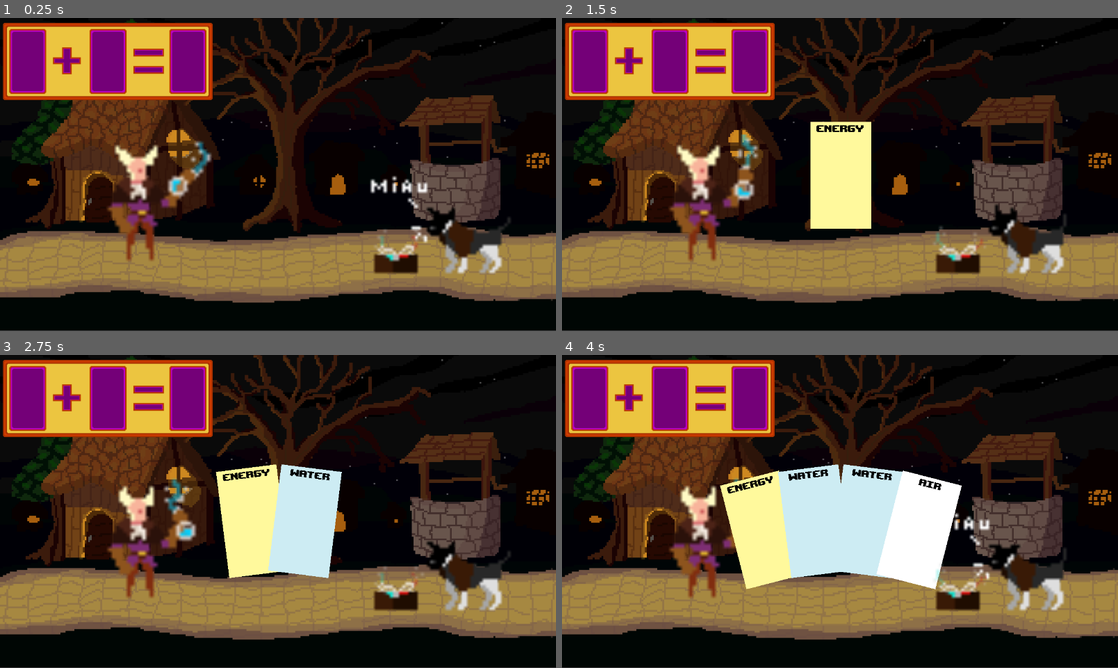
Above: before the commit, frames 1-4 (two rows, left to right).
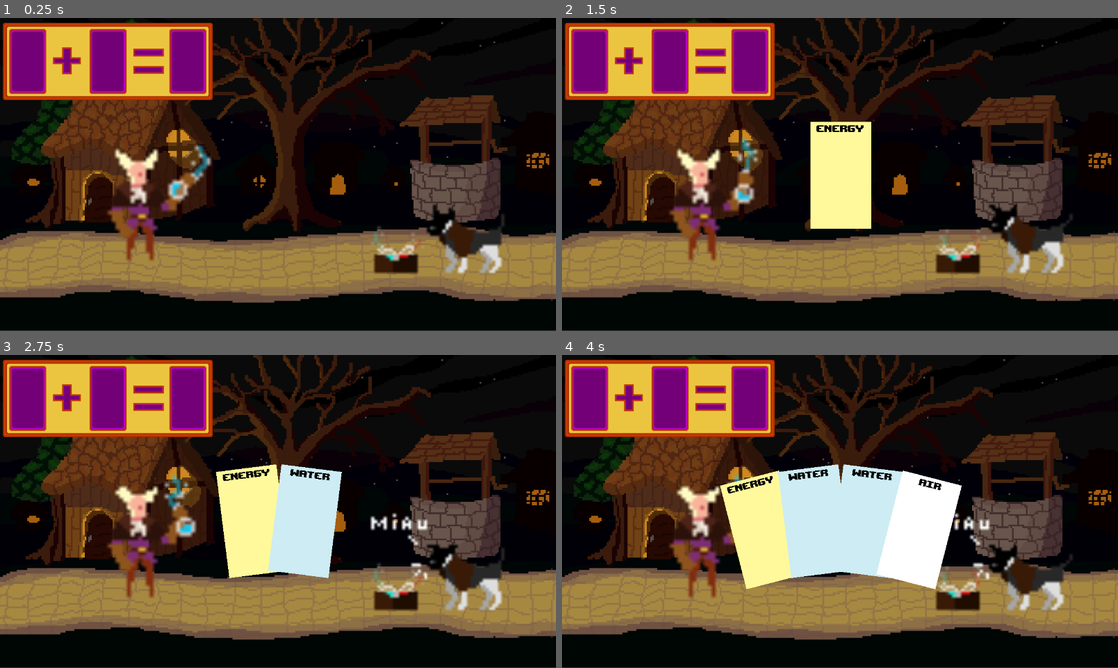
Above: after the commit, the same moments.

Repository: HenriqueCamillo/Auauquimia
Game: Godot game, scene res://scenes/GameManager.tscn
The game is run twice, just before and just after one commit, with the same random seed, the same clock (stepped at 60 frames per second) and the same inputs. Before the commit the project has no main scene; this scene is started directly in both runs.
Inputs (mouse positions are in pixels of both pictures, inside the frame that each line leads up to):
- Up to frame 1 (0.25 s): no input
- Up to frame 2 (1.5 s): move the mouse to (962, 158) at 0.52 s; hold Up (ui_up) 0.53-1.28 s; tap Space (ui_select) at 0.77 s; move the mouse to (728, 190) at 1.27 s; hold Down (ui_down) from 1.28 s (still down)
- Up to frame 3 (2.75 s): tap Space (ui_select) at 1.52 s; move the mouse to (333, 442) at 2.02 s; release Down (ui_down) at 2.03 s; hold Up (ui_up) from 2.03 s (still down)
- Up to frame 4 (4 s): move the mouse to (812, 574) at 2.77 s; tap Space (ui_select) at 3.02, 3.77 s; move the mouse to (1006, 558) at 3.52 s; release Up (ui_up) at 3.53 s; hold Down (ui_down) from 3.53 s (still down)

The runs differ from the first frame. In frame 1, 2.3% of the frame differs, in the area x 19-92%, y 39-76%; in frame 2, 2.3%, in the area x 19-92%, y 37-78%; in frame 3, 2.2%; in frame 4, 1.8%.
Error in both runs: Invalid operands 'int' and 'Nil' in operator '-'. (res://scripts/Player.gd:27)

Commit message:
Post build changes

Diff:
--- a/project.godot
+++ b/project.godot
@@ -39,6 +39,7 @@
 [application]
 
 config/name="Auauquimia"
+run/main_scene="res://scenes/GameManager.tscn"
 config/icon="res://icon.png"
 
 [display]
--- a/scenes/Enemy.tscn
+++ b/scenes/Enemy.tscn
@@ -1,34 +1,35 @@
-[gd_scene load_steps=27 format=2]
+[gd_scene load_steps=28 format=2]
 
 [ext_resource path="res://scripts/Enemy.gd" type="Script" id=1]
-[ext_resource path="res://art/Enemies/Auauquimia/auauquimia00.png" type="Texture" id=2]
-[ext_resource path="res://art/Enemies/Auauquimia/auauquimia01.png" type="Texture" id=3]
-[ext_resource path="res://art/Enemies/Auauquimia/auauquimia02.png" type="Texture" id=4]
-[ext_resource path="res://art/Enemies/Auauquimia/auauquimia03.png" type="Texture" id=5]
-[ext_resource path="res://art/Enemies/Auauquimia/auauquimia04.png" type="Texture" id=6]
-[ext_resource path="res://art/Enemies/Auauquimia/auauquimia05.png" type="Texture" id=7]
-[ext_resource path="res://art/Enemies/Auauquimia/auauquimia06.png" type="Texture" id=8]
-[ext_resource path="res://art/Enemies/Auauquimia/auauquimia07.png" type="Texture" id=9]
-[ext_resource path="res://art/Enemies/Auauquimia/auauquimia08.png" type="Texture" id=10]
-[ext_resource path="res://art/Enemies/Auauquimia/auauquimia09.png" type="Texture" id=11]
-[ext_resource path="res://art/Enemies/Auauquimia/auauquimia10.png" type="Texture" id=12]
-[ext_resource path="res://art/Enemies/Auauquimia/auauquimia11.png" type="Texture" id=13]
-[ext_resource path="res://art/Enemies/Auauquimia/auauquimia12.png" type="Texture" id=14]
-[ext_resource path="res://art/Enemies/Auauquimia/auauquimia13.png" type="Texture" id=15]
-[ext_resource path="res://art/Enemies/Auauquimia/auauquimia14.png" type="Texture" id=16]
-[ext_resource path="res://art/Enemies/Auauquimia/auauquimia15.png" type="Texture" id=17]
-[ext_resource path="res://art/Enemies/Auauquimia/auauquimia16.png" type="Texture" id=18]
-[ext_resource path="res://art/Enemies/Auauquimia/auauquimia17.png" type="Texture" id=19]
-[ext_resource path="res://art/Enemies/Auauquimia/auauquimia18.png" type="Texture" id=20]
-[ext_resource path="res://art/Enemies/Auauquimia/auauquimia19.png" type="Texture" id=21]
-[ext_resource path="res://art/Enemies/Auauquimia/auauquimia20.png" type="Texture" id=22]
-[ext_resource path="res://art/Enemies/Auauquimia/auauquimia21.png" type="Texture" id=23]
-[ext_resource path="res://art/Enemies/Auauquimia/auauquimia22.png" type="Texture" id=24]
-[ext_resource path="res://art/Enemies/Auauquimia/auauquimia23.png" type="Texture" id=25]
+[ext_resource path="res://scenes/Target.tscn" type="PackedScene" id=2]
+[ext_resource path="res://art/Enemies/Auauquimia/auauquimia00.png" type="Texture" id=3]
+[ext_resource path="res://art/Enemies/Auauquimia/auauquimia01.png" type="Texture" id=4]
+[ext_resource path="res://art/Enemies/Auauquimia/auauquimia02.png" type="Texture" id=5]
+[ext_resource path="res://art/Enemies/Auauquimia/auauquimia03.png" type="Texture" id=6]
+[ext_resource path="res://art/Enemies/Auauquimia/auauquimia04.png" type="Texture" id=7]
+[ext_resource path="res://art/Enemies/Auauquimia/auauquimia05.png" type="Texture" id=8]
+[ext_resource path="res://art/Enemies/Auauquimia/auauquimia06.png" type="Texture" id=9]
+[ext_resource path="res://art/Enemies/Auauquimia/auauquimia07.png" type="Texture" id=10]
+[ext_resource path="res://art/Enemies/Auauquimia/auauquimia08.png" type="Texture" id=11]
+[ext_resource path="res://art/Enemies/Auauquimia/auauquimia09.png" type="Texture" id=12]
+[ext_resource path="res://art/Enemies/Auauquimia/auauquimia10.png" type="Texture" id=13]
+[ext_resource path="res://art/Enemies/Auauquimia/auauquimia11.png" type="Texture" id=14]
+[ext_resource path="res://art/Enemies/Auauquimia/auauquimia12.png" type="Texture" id=15]
+[ext_resource path="res://art/Enemies/Auauquimia/auauquimia13.png" type="Texture" id=16]
+[ext_resource path="res://art/Enemies/Auauquimia/auauquimia14.png" type="Texture" id=17]
+[ext_resource path="res://art/Enemies/Auauquimia/auauquimia15.png" type="Texture" id=18]
+[ext_resource path="res://art/Enemies/Auauquimia/auauquimia16.png" type="Texture" id=19]
+[ext_resource path="res://art/Enemies/Auauquimia/auauquimia17.png" type="Texture" id=20]
+[ext_resource path="res://art/Enemies/Auauquimia/auauquimia18.png" type="Texture" id=21]
+[ext_resource path="res://art/Enemies/Auauquimia/auauquimia19.png" type="Texture" id=22]
+[ext_resource path="res://art/Enemies/Auauquimia/auauquimia20.png" type="Texture" id=23]
+[ext_resource path="res://art/Enemies/Auauquimia/auauquimia21.png" type="Texture" id=24]
+[ext_resource path="res://art/Enemies/Auauquimia/auauquimia22.png" type="Texture" id=25]
+[ext_resource path="res://art/Enemies/Auauquimia/auauquimia23.png" type="Texture" id=26]
 
 [sub_resource type="SpriteFrames" id=1]
 animations = [ {
-"frames": [ ExtResource( 2 ), ExtResource( 3 ), ExtResource( 4 ), ExtResource( 5 ), ExtResource( 6 ), ExtResource( 7 ), ExtResource( 8 ), ExtResource( 9 ), ExtResource( 10 ), ExtResource( 11 ), ExtResource( 12 ), ExtResource( 13 ), ExtResource( 14 ), ExtResource( 15 ), ExtResource( 16 ), ExtResource( 17 ), ExtResource( 18 ), ExtResource( 19 ), ExtResource( 20 ), ExtResource( 21 ), ExtResource( 22 ), ExtResource( 23 ), ExtResource( 24 ), ExtResource( 25 ) ],
+"frames": [ ExtResource( 3 ), ExtResource( 4 ), ExtResource( 5 ), ExtResource( 6 ), ExtResource( 7 ), ExtResource( 8 ), ExtResource( 9 ), ExtResource( 10 ), ExtResource( 11 ), ExtResource( 12 ), ExtResource( 13 ), ExtResource( 14 ), ExtResource( 15 ), ExtResource( 16 ), ExtResource( 17 ), ExtResource( 18 ), ExtResource( 19 ), ExtResource( 20 ), ExtResource( 21 ), ExtResource( 22 ), ExtResource( 23 ), ExtResource( 24 ), ExtResource( 25 ), ExtResource( 26 ) ],
 "loop": true,
 "name": "default",
 "speed": 5.0
@@ -43,9 +44,14 @@
 burnDamage = 2
 whoIAm = 1
 
+[node name="Target" parent="." instance=ExtResource( 2 )]
+position = Vector2( 1004.36, 465.315 )
+isEntity = true
+index = -1
+
 [node name="AnimatedSprite" type="AnimatedSprite" parent="."]
 position = Vector2( 1004.36, 465.315 )
 scale = Vector2( 7.12859, 7.12859 )
 frames = SubResource( 1 )
-frame = 13
+frame = 19
 playing = true
--- a/scenes/GameManager.tscn
+++ b/scenes/GameManager.tscn
@@ -20,6 +20,7 @@
 [node name="Sprite" type="Sprite" parent="."]
 position = Vector2( 639.567, 358.178 )
 scale = Vector2( 0.667625, 0.667625 )
+z_index = -10
 texture = ExtResource( 8 )
 
 [node name="Player" parent="." groups=[
--- a/scenes/Player.tscn
+++ b/scenes/Player.tscn
@@ -1,18 +1,19 @@
-[gd_scene load_steps=11 format=2]
+[gd_scene load_steps=12 format=2]
 
 [ext_resource path="res://scripts/Player.gd" type="Script" id=1]
-[ext_resource path="res://art/Alchemist/alchemist0.png" type="Texture" id=2]
-[ext_resource path="res://art/Alchemist/alchemist1.png" type="Texture" id=3]
-[ext_resource path="res://art/Alchemist/alchemist2.png" type="Texture" id=4]
-[ext_resource path="res://art/Alchemist/alchemist3.png" type="Texture" id=5]
-[ext_resource path="res://art/Alchemist/alchemist4.png" type="Texture" id=6]
-[ext_resource path="res://art/Alchemist/alchemist5.png" type="Texture" id=7]
-[ext_resource path="res://art/Alchemist/alchemist6.png" type="Texture" id=8]
-[ext_resource path="res://art/Alchemist/alchemist7.png" type="Texture" id=9]
+[ext_resource path="res://scenes/Target.tscn" type="PackedScene" id=2]
+[ext_resource path="res://art/Alchemist/alchemist0.png" type="Texture" id=3]
+[ext_resource path="res://art/Alchemist/alchemist1.png" type="Texture" id=4]
+[ext_resource path="res://art/Alchemist/alchemist2.png" type="Texture" id=5]
+[ext_resource path="res://art/Alchemist/alchemist3.png" type="Texture" id=6]
+[ext_resource path="res://art/Alchemist/alchemist4.png" type="Texture" id=7]
+[ext_resource path="res://art/Alchemist/alchemist5.png" type="Texture" id=8]
+[ext_resource path="res://art/Alchemist/alchemist6.png" type="Texture" id=9]
+[ext_resource path="res://art/Alchemist/alchemist7.png" type="Texture" id=10]
 
 [sub_resource type="SpriteFrames" id=1]
 animations = [ {
-"frames": [ ExtResource( 2 ), ExtResource( 3 ), ExtResource( 4 ), ExtResource( 5 ), ExtResource( 6 ), ExtResource( 7 ), ExtResource( 8 ), ExtResource( 9 ) ],
+"frames": [ ExtResource( 3 ), ExtResource( 4 ), ExtResource( 5 ), ExtResource( 6 ), ExtResource( 7 ), ExtResource( 8 ), ExtResource( 9 ), ExtResource( 10 ) ],
 "loop": true,
 "name": "default",
 "speed": 7.0
@@ -21,9 +22,13 @@
 [node name="Player" type="Node2D"]
 script = ExtResource( 1 )
 
+[node name="Target" parent="." instance=ExtResource( 2 )]
+position = Vector2( 307.577, 295.593 )
+isEntity = true
+
 [node name="AnimatedSprite" type="AnimatedSprite" parent="."]
 position = Vector2( 343.527, 315.066 )
 scale = Vector2( 8.73935, 8.73935 )
 frames = SubResource( 1 )
-frame = 1
+frame = 5
 playing = true
--- a/scripts/GameManager.gd
+++ b/scripts/GameManager.gd
@@ -61,12 +61,12 @@
 export (PackedScene) var card
 export (Array, Resource) var cards
 
-
+var player
 # Creates the fusion and the attack table
 func _ready():
 	# Loads Attack Result class
 	var ar = preload("res://scripts/AttackResult.gd")
-
+	player = $Player
 										# None						# Burning						# Wet						# Paralyzed						# Frozen
 	var fireAtck			= [ar.new(1, Status.Burning), 	ar.new(1, Status.Burning),		ar.new(0, Status.None),			ar.new(1, Status.NoChanges),	ar.new(0.5, Status.Wet)]
 	var waterAtck			= [ar.new(0, Status.Wet),		ar.new(0, Status.None),			ar.new(0, Status.Wet),			ar.new(0, Status.NoChanges),	ar.new(0, Status.NoChanges)]
--- a/scripts/Target.gd
+++ b/scripts/Target.gd
@@ -45,7 +45,9 @@
 		get_parent().placeCard(index, card)
 	else:
 		var cardInfo = load("res://cards/" + card.title.to_lower() + ".tres")
-		#GameManager(player, cardInfo, get_parent().enemy???)
+
+		var gm = get_parent().gm
+		gm.castCard(gm.player, cardInfo, get_parent())
 		pass
 	print("LEEEEROOOOOOYYY")
 
